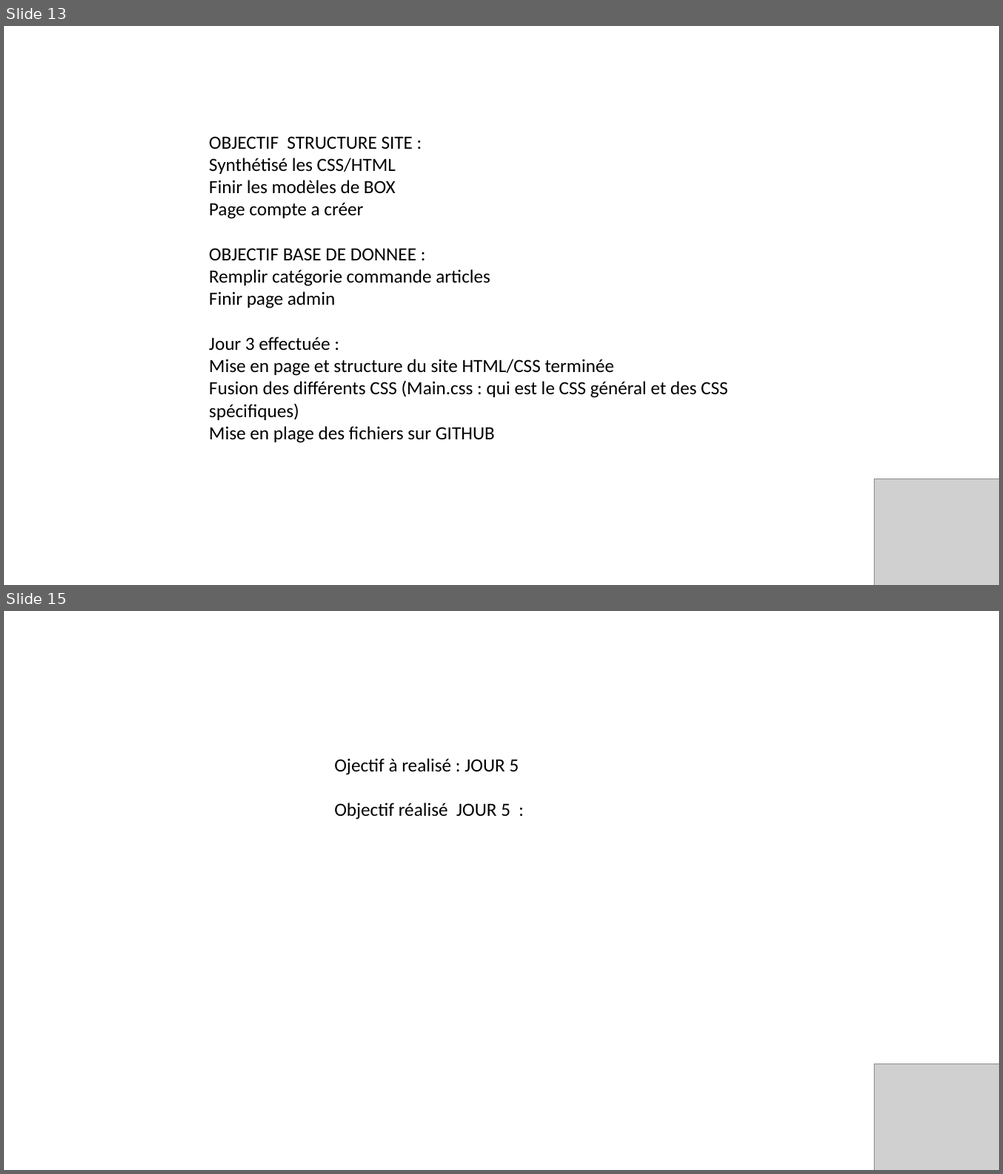
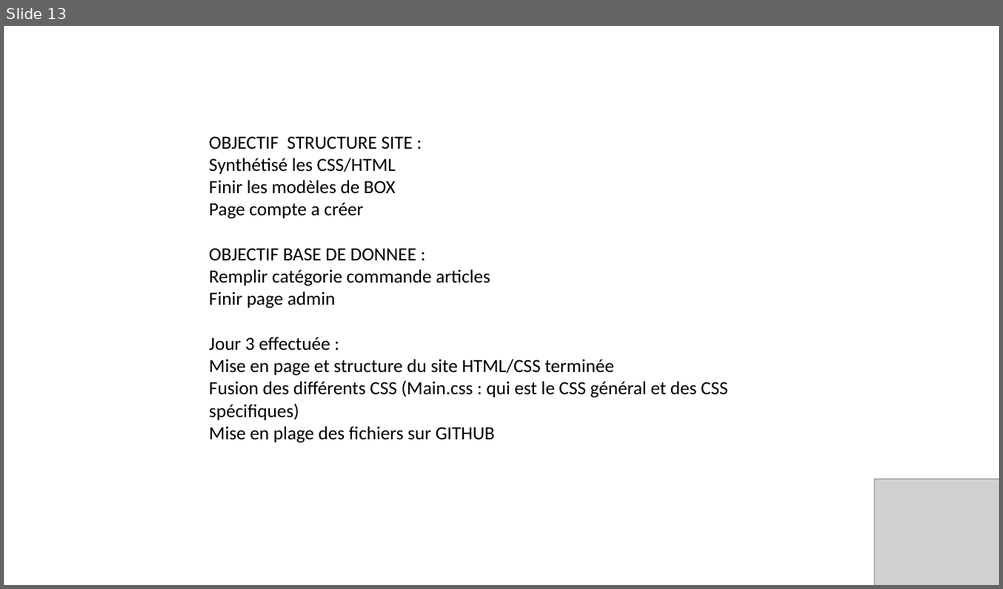
Before and after one commit to ChampemeDylan/UPOP, a slide deck: Présentation UPOP.pptx. Shown one above the other, each under a label of ours: slides 13 and 15 before the commit, slide 13 after it; the slides between them are not shown. The pictures are 1003x1174 and 1003x589 pixels, drawn with LibreOffice and Linux fonts; fonts in the diff are those of the drawing; grey boxes stand for pictures; background and template pictures are left out. Boxes give left, top, right and bottom in pixels: in the first picture for what was removed or moved away, otherwise in the second. Text is boxed around its words. In the diff, an @@ line names an element or a change of style, - is before the commit and + after.

Commit message:
Camille : MAJ diapo
Avancement des étapes réalisées sur le diapo

```diff
--- a/Présentation UPOP.pptx
+++ b/Présentation UPOP.pptx
@@ slide 15 removed at (4, 611, 999, 1170), background picture (left out) @@
@@ text removed at (334, 758, 519, 820) @@
-Ojectif à realisé : JOUR 5
-Objectif réalisé JOUR 5 :
@@ picture removed at (875, 1064, 999, 1170) @@
```
Also in this commit, not shown: 2 slides changed, 3 slides added.
